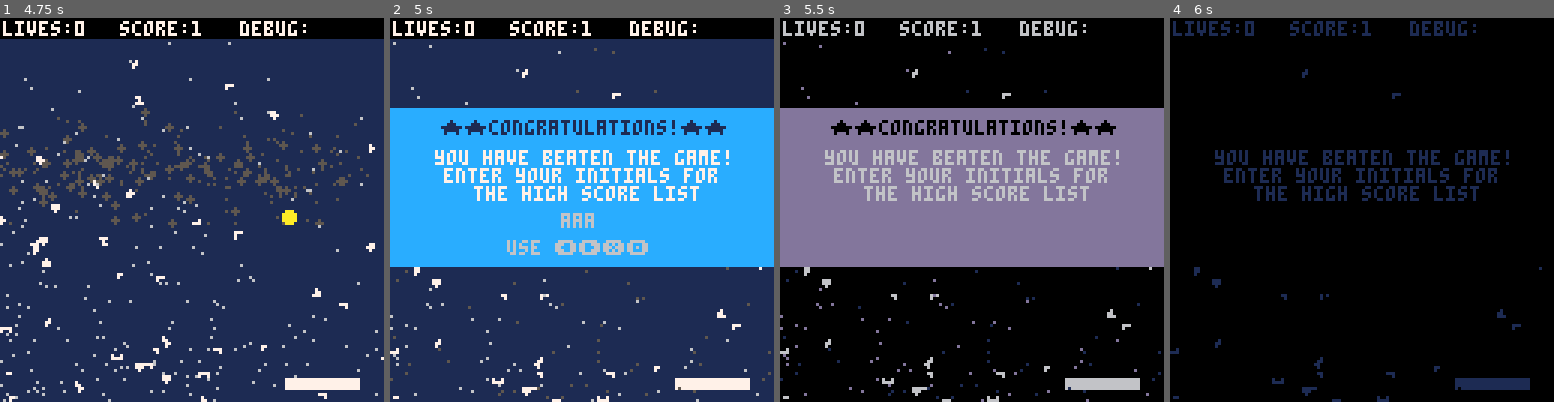
Above: before the commit, frames 1-4 (left to right).
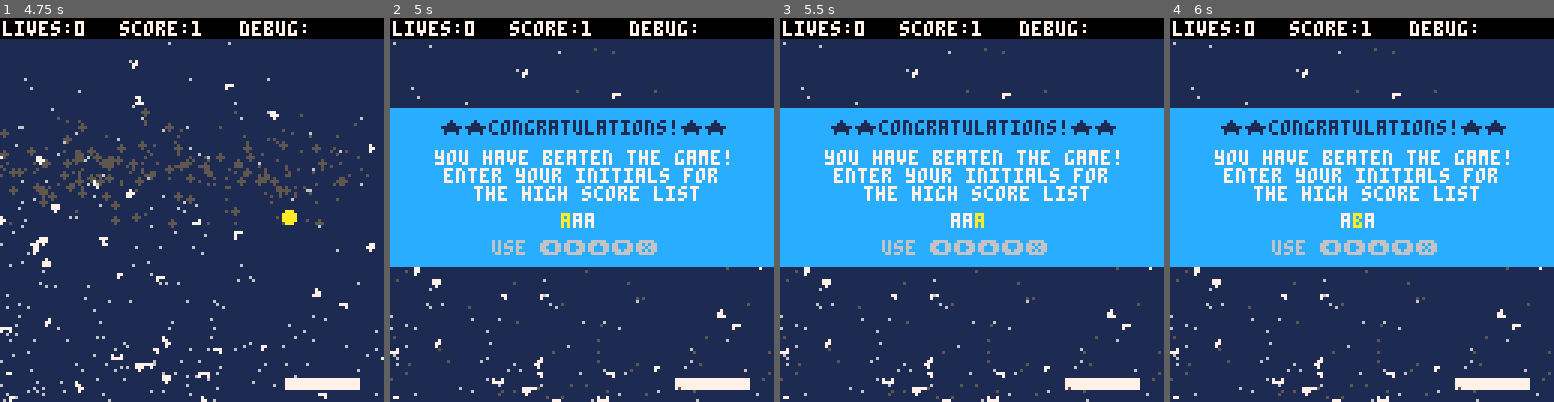
Above: after the commit, the same moments.

Repository: grantconnerywalker/MyPico-8Carts
Game: PICO-8 cartridge mybreakout.p8
Two runs of this game, one before a commit and one after it. Both use one fixed random seed, a clock stepped at 60 frames per second and the inputs below.
Inputs:
- Up to frame 1 (4.75 s): tap X (X key) at 0.33, 1.07, 1.85, 2.97, 4.08 s; tap O (Z key) at 0.7, 1.7, 2.1, 2.5, 2.9, 3.3, 3.7, 4.1, 4.5 s; hold Right 1.6-2.1 s; hold Up 2.15-2.42 s; hold Right 2.47-3.03 s; hold Left 3.08-3.58 s; hold Down 3.63-3.97 s; hold Right 4.02-4.68 s; hold Up from 4.73 s (still down)
- Up to frame 2 (5 s): keep holding Up; tap O (Z key) at 4.9 s
- Up to frame 3 (5.5 s): release Up at 5.03 s; hold Left from 5.08 s (still down); tap X (X key) at 5.2 s; tap O (Z key) at 5.3 s
- Up to frame 4 (6 s): release Left at 5.68 s; tap O (Z key) at 5.7 s; hold Down from 5.73 s (still down)

Frame 1 is identical in both runs. In frame 2, 1.2% of the frame differs, in the area x 26-70%, y 50-62%; in frame 3, 96%, in the area x 0-100%, y 0-100%; in frame 4, 96%.

Commit message:
Confirm screen for initials (doesn't save yet)

Diff:
--- a/mybreakout.p8
+++ b/mybreakout.p8
@@ -69,6 +69,11 @@
 	hs_x=128
 	hs_dx=128
 	loghs=false
+
+	--typing in initials
+	nitials={1,1,1}
+	nit_sel=1
+	nit_conf=false
 
 	--debug
 	debug1=""
@@ -1105,6 +1110,7 @@
 	govercountdown-=1
 	if govercountdown<=0 then
 		govercountdown=-1
+		blink_s=4
   mode="winner"
   sfx(8)
 	end
@@ -1112,10 +1118,64 @@
 
 function update_winner()
  if	govercountdown<0 then
-		if btn(5) then
-			govercountdown=80
-			blink_s=1
-			sfx(15)
+ 	-- initials selection buttons
+ 	if loghs then
+ 	 if btnp(0) then
+ 	 	--left
+ 	 	nit_sel-=1
+ 	 	if nit_sel<1 then
+ 	 		nit_sel=3
+ 	 	end
+ 		end
+ 		if btnp(1) then
+ 			--right
+ 			nit_conf=false
+ 			nit_sel+=1
+ 			if nit_sel>3 then
+ 				nit_sel=1
+ 			end
+ 		end
+ 		if btnp(2) then
+ 			--up
+ 			nit_conf=false
+ 			nitials[nit_sel]-=1
+ 			if nitials[nit_sel]<1 then
+ 				nitials[nit_sel]=#hschars
+ 			end
+ 		end
+ 		if btnp(3) then
+ 			--down
+ 			nit_conf=false
+ 			nitials[nit_sel]+=1
+ 			if nitials[nit_sel]>#hschars then
+ 				nitials[nit_sel]=1
+ 			end
+ 		end
+ 		if btnp(5) then
+ 			--x, confirm initials
+ 			if nit_conf then
+ 				--addhs(points/score,nitials[1],nitials[2],nitials[3])
+					--savehs()
+	 			govercountdown=80
+					blink_s=1
+					sfx(15)
+				else
+				 nit_conf=true
+				end
+ 		end
+ 		if btnp(4) then
+ 			if nit_conf then
+ 			 nit_conf=false
+ 			 --sfx
+ 			end
+ 		end
+
+ 	else
+			if btn(5) then
+				govercountdown=80
+				blink_s=1
+				sfx(15)
+			end
 		end
 	else
 		govercountdown-=1
@@ -1512,9 +1572,22 @@
 		print("you have beaten the game!",15,_y+14,7)
 		print("enter your initials for",18,_y+20,7)
 		print("the high score list",28,_y+26,7)
-		print("aaa",57,_y+35,blink_w)
-
-		print("use ⬅️➡️❎🅾️",39,_y+44,6)
+		local _colors = {7,7,7}
+		if nit_conf then
+			_colors = {10,10,10}
+		else
+			_colors[nit_sel] = blink_b
+		end
+
+		print(hschars[nitials[1]],57,_y+35,_colors[1])
+		print(hschars[nitials[2]],61,_y+35,_colors[2])
+		print(hschars[nitials[3]],65,_y+35,_colors[3])
+		--print("aaa",57,_y+35,blink_w)
+		if nit_conf then
+			print("press ❎ to confirm",29,_y+44,blink_b)
+		else
+			print("use ⬅️➡️⬆️⬇️❎",34,_y+44,6)
+		end
 	else
 		-- won but no high score
 		local _y=30
